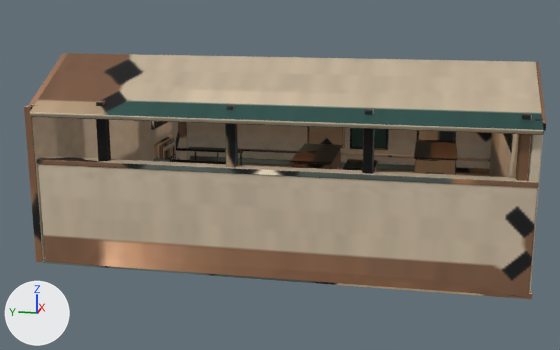
An edit to the glTF model public/room-art/compaii-atelier/gallery.glb, drawn before and after from the same camera.
Before and after are seen from a camera (50 mm lens) standing at (-22.78, -3.56, 6.77) and looking at (-0.46, 0.9, 1.19). The axes (+X, +Y, +Z) are drawn at lower left. The lights are the same throughout. The first picture is the older version. Vertices at exactly the same position are counted once.

The first picture shows 'VIS · Collection gallery'.
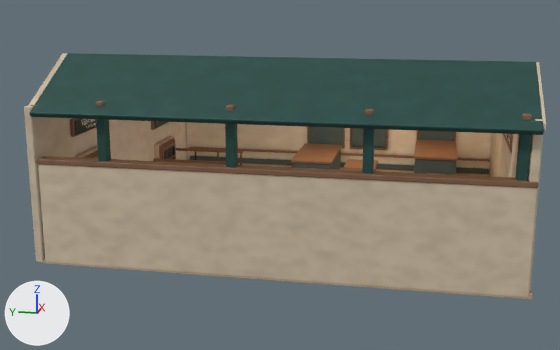
Commit message: Finish the gallery foyer threshold in both access variants

What the commit changed:
Material 'Foyer sign ivory' (mat_foyer_sign_ivory) is new.
Its base color is (0.84, 0.72, 0.53) (beige #ecddc0).
Its roughness is 0.75.
Its emission color is (0.101, 0.0864, 0.0636) (brown #595347).
Its emission strength is 1.0.
me_cube_194 is used by ob_vis___collection_gallery; location (0.0, 0.0, 0.0).
me_cube_194 had 13452 vertices, 26360 faces and spanned x -6.11..5.92, y -5.89..6.06, z -1.03..5.03.
me_cube_194 now has 16096 vertices, 31556 faces and spans x -6.11..5.92, y -5.89..6.06, z -1.03..5.03.
me_cube_194 part 1: the loose piece of 96 vertices spanning x -5.92..5.92, y 5.86..6.06, z 0.0..3.93 is copied, and the copy is scaled about its middle by (0.124, 0.572, 0.532), then moved by (-3.0, -0.26, -0.81), in mat_dark_oiled_oak; it spans x -3.74..-2.26, y 5.64..5.76, z 0.1..2.2.
me_cube_194 part 2: the loose piece of 96 vertices spanning x -5.92..5.92, y 5.86..6.06, z 0.0..3.93 is copied, and the copy is scaled about its middle by (0.159, 0.149, 0.0898), then moved by (-3.0, -0.22, 1.11), in mat_blue_gunmetal; it spans x -3.95..-2.05, y 5.72..5.76, z 2.89..3.26.
me_cube_194 part 3: a new loose piece of 96 vertices spanning x -4.01..-1.99, y 5.75..5.86, z 2.84..3.31, in mat_dark_oiled_oak.
me_cube_194 part 4: a new loose piece of 96 vertices spanning x -3.84..-2.16, y 5.73..5.89, z 0.09..2.29, in mat_honed_honey_limestone.
me_cube_194 part 5: 26324 kept faces spanning x -6.11..5.92, y -5.89..6.06, z -1.03..5.03 get new texture (UV) coordinates.
Other edits to the shape of me_cube_194 do not show in these pictures.
me_cube_194 gains material mat_foyer_sign_ivory (beige #ecddc0).

Where the change shows, as pixel boxes [x1, y1, x2, y2] in the pictures (560 x 350 px):
part 1 of me_cube_194, added (mostly hidden): after [83, 150, 98, 158]
part 2 of me_cube_194, added: after [74, 119, 96, 135]
part 3 of me_cube_194, added: after [70, 118, 96, 137]
part 4 of me_cube_194, added (mostly hidden): after [75, 145, 98, 158]
part 5 of me_cube_194, surface changed: [24, 53, 546, 299] in both
